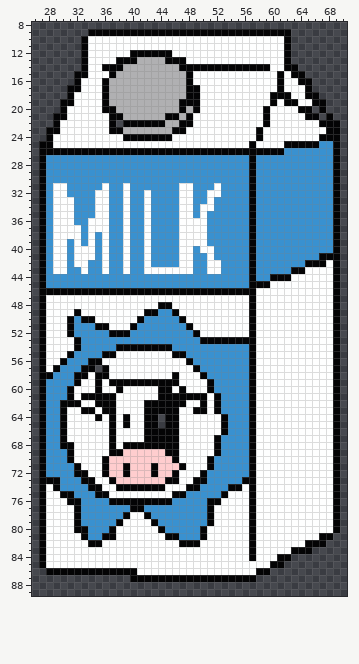
Pixel-art file: assets/custom/milk.aseprite. The picture above is the old version.
96x96 pixels, 1 frame. Shown: x 26..70, y 8..89.
And afterwards:
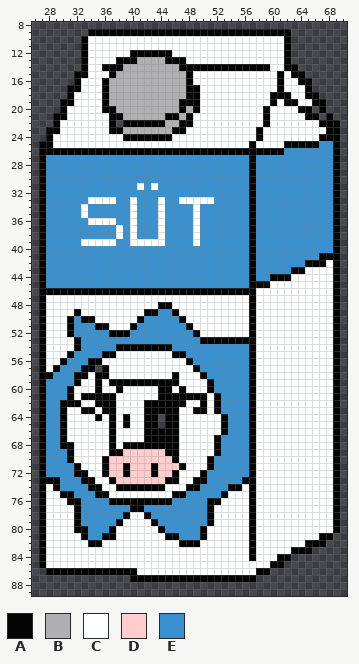
Palette (. is transparent): A #040405  B #b0b0b2  C #feffff  D #ffcdce  E #3991d0
Changes in this commit:
Layer "Layer 1":
Colour E gives way to colour C in row 31 at x 41 and 43; in row 33 at x 34, 37, 40, 44 and 49 to 50; in rows 34 to 35 at x 33, 40, 44 and 49; in row 36 at x 37, 40 and 44; in rows 37 to 38 at x 38, 40 and 44; in row 39 at x 33, 35, 37, 40 to 41 and 43 to 44.
Colour C gives way to colour E in row 31 at x 29 to 30, 36, 39, 47 to 48 and 52; in row 32 at x 29 to 30, 35 to 36, 39, 42, 47 to 48 and 51 to 52; in row 33 at x 29 to 31, 39 and 42; in row 34 at x 29 to 31, 35 to 36, 39, 42, 47 to 48 and 50 to 51; in row 35 at x 29 to 31, 35 to 36, 39, 42, 47 to 48 and 50; in row 36 at x 29 to 31, 39, 42, 47 to 48 and 50.
Colour C gives way to colour E in row 37 at x 29 to 32, 34 to 36, 39, 42, 47 to 48 and 50; in row 38 at x 29 to 32, 34, 36, 39, 42, 47 to 48 and 50; in row 39 at x 29 to 30, 32, 39, 47 to 48 and 50; in row 40 at x 29 to 30, 32 to 34, 36, 39, 42, 47 to 48 and 50 to 51; in row 41 at x 29 to 30, 32 to 34, 36, 39, 42, 47 to 48 and 51; in row 42 at x 29 to 30, 32 to 33, 36, 39, 42, 47 to 48 and 51 to 52.
Colour C gives way to colour E in row 43 at x 29 to 30, 33, 36, 39, 42 to 48 and 51 to 52.
Changed places in both pictures, as pixel boxes (x1, y1, x2, y2):
changed: (53, 183, 221, 274)
